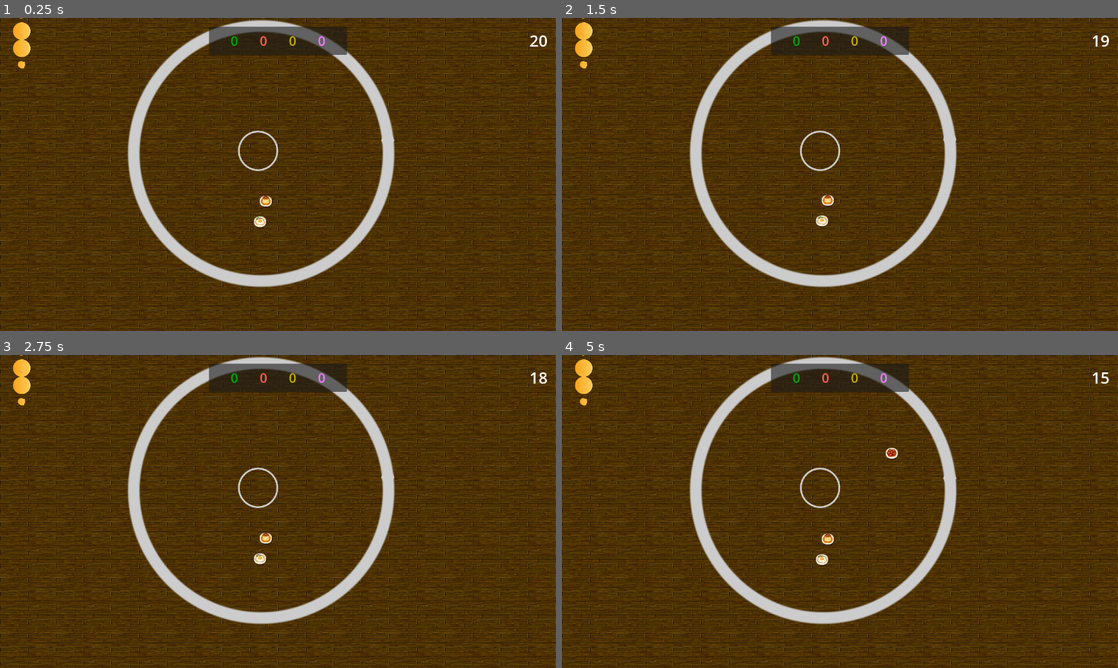
Above: before the commit, frames 1-4 (two rows, left to right).
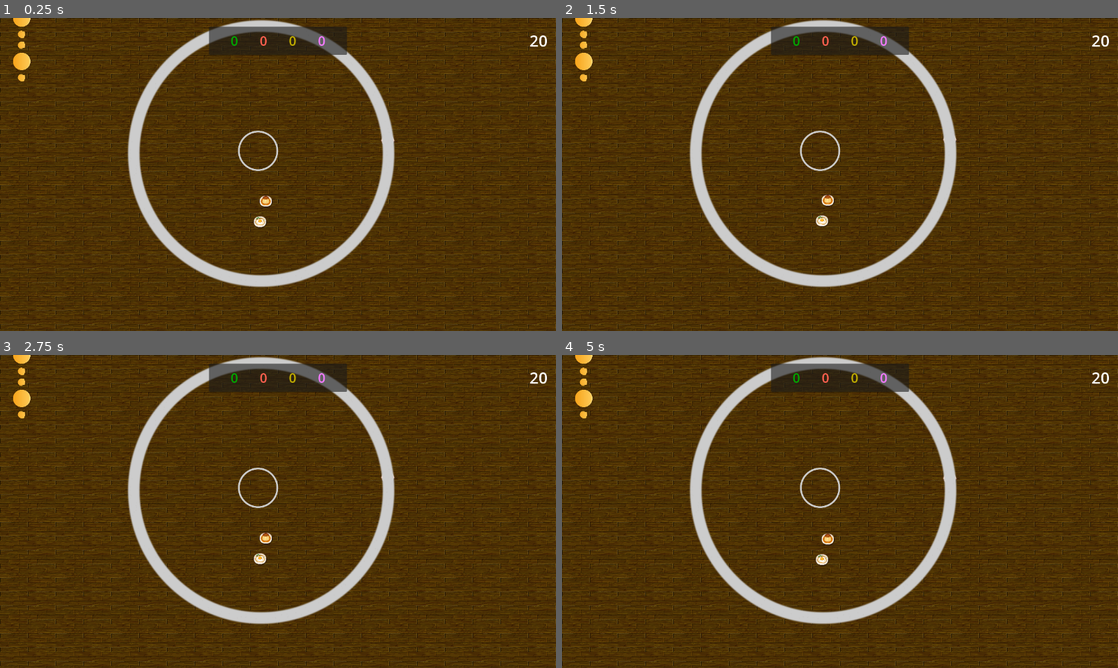
Above: after the commit, the same moments.

Repository: louiidev/ggj24_sumo
Game: Godot game, scene res://Scenes/main.tscn
Same seed, same stepped clock (60 frames per second), same inputs: the game is played once before the commit and once after it.
Inputs:
- Up to frame 1 (0.25 s): no input
- Up to frame 2 (1.5 s): tap Enter (ui_accept) at 0.5, 0.77 s
- Up to frame 3 (2.75 s): tap Enter (ui_accept) at 1.52 s
- Up to frame 4 (5 s): tap Enter (ui_accept) at 3.02, 3.77, 4.52 s

The runs differ from the first frame. In frame 1, 0.4% of the frame differs, in the area x 2-6%, y 0-21%; in frame 2, 0.4%; in frame 3, 0.4%; in frame 4, 0.5%, in the area x 2-99%, y 0-34%.

Commit message:
Add player bounce

Diff:
--- a/Scenes/Player.gd
+++ b/Scenes/Player.gd
@@ -18,7 +18,6 @@
 	gravity_scale = 0.0
 	lock_rotation = true
 	GameGlobals.updateScore.connect(scoreUpdate)
-
 
 func _process(delta):
 	if !is_player:
--- a/Scenes/Player.tscn
+++ b/Scenes/Player.tscn
@@ -1,21 +1,26 @@
-[gd_scene load_steps=5 format=3 uid="uid://dm0ygsrgxenrw"]
+[gd_scene load_steps=6 format=3 uid="uid://dm0ygsrgxenrw"]
 
 [ext_resource type="Script" path="res://Scenes/Player.gd" id="1_ut18v"]
 [ext_resource type="Texture2D" uid="uid://bjl5gevyspfrc" path="res://Assets/yellow_body_circle.png" id="1_y6q1p"]
 [ext_resource type="Texture2D" uid="uid://iap31w80ittw" path="res://Assets/hand_yellow_closed.png" id="2_sokx8"]
 
+[sub_resource type="PhysicsMaterial" id="PhysicsMaterial_542as"]
+bounce = 1.0
+
 [sub_resource type="CircleShape2D" id="CircleShape2D_kk4rx"]
 
 [node name="Player" type="RigidBody2D"]
 mass = 2.0
-linear_damp = 1.3
+physics_material_override = SubResource("PhysicsMaterial_542as")
+inertia = 1000.0
+continuous_cd = 1
+max_contacts_reported = 1
+contact_monitor = true
+linear_damp = 2.0
 script = ExtResource("1_ut18v")
-playerNum = null
-moveSpeed = null
-tackleSpeed = null
 
 [node name="CollisionShape2D" type="CollisionShape2D" parent="."]
-scale = Vector2(2, 2)
+scale = Vector2(5, 5)
 shape = SubResource("CircleShape2D_kk4rx")
 
 [node name="Node2D" type="Node2D" parent="."]
@@ -35,5 +40,10 @@
 flip_h = true
 
 [node name="ScoreChange" type="Label" parent="."]
-offset_right = 40.0
-offset_bottom = 23.0
+visible = false
+offset_left = -1.0
+offset_top = -54.0
+offset_right = 39.0
+offset_bottom = -31.0
+theme_override_colors/font_color = Color(0, 0.713726, 0, 1)
+text = "+5"
--- a/Scenes/main.tscn
+++ b/Scenes/main.tscn
@@ -33,8 +33,3 @@
 
 [node name="kingOfTheHill" parent="." instance=ExtResource("2_fj1ka")]
 position = Vector2(595, 305)
-
-[node name="SecondPassed" type="Timer" parent="."]
-autostart = true
-
-[connection signal="timeout" from="SecondPassed" to="." method="_on_second_passed_timeout"]
Not shown: 1 places in Scenes/main.tscn that only renumber resources
